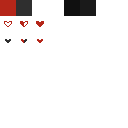
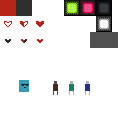
Layers edited between the first and the second 128x128 image:
painted on "Layer 2" over [left=19, top=0, right=118, bottom=95]
